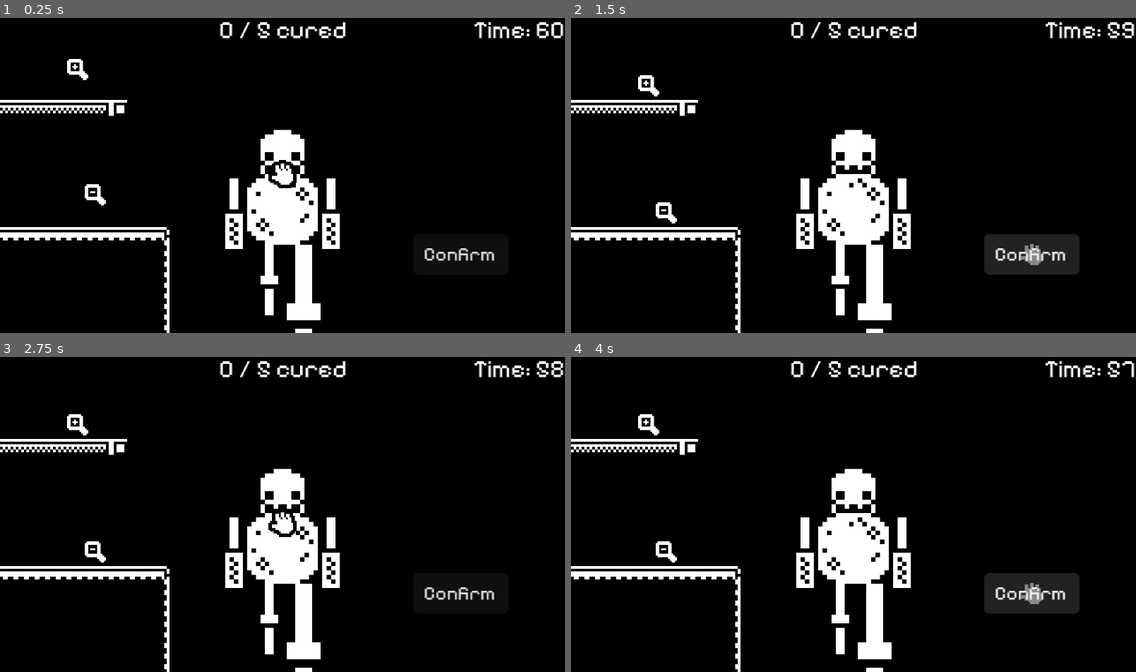
Above: before the commit, frames 1-4 (two rows, left to right).
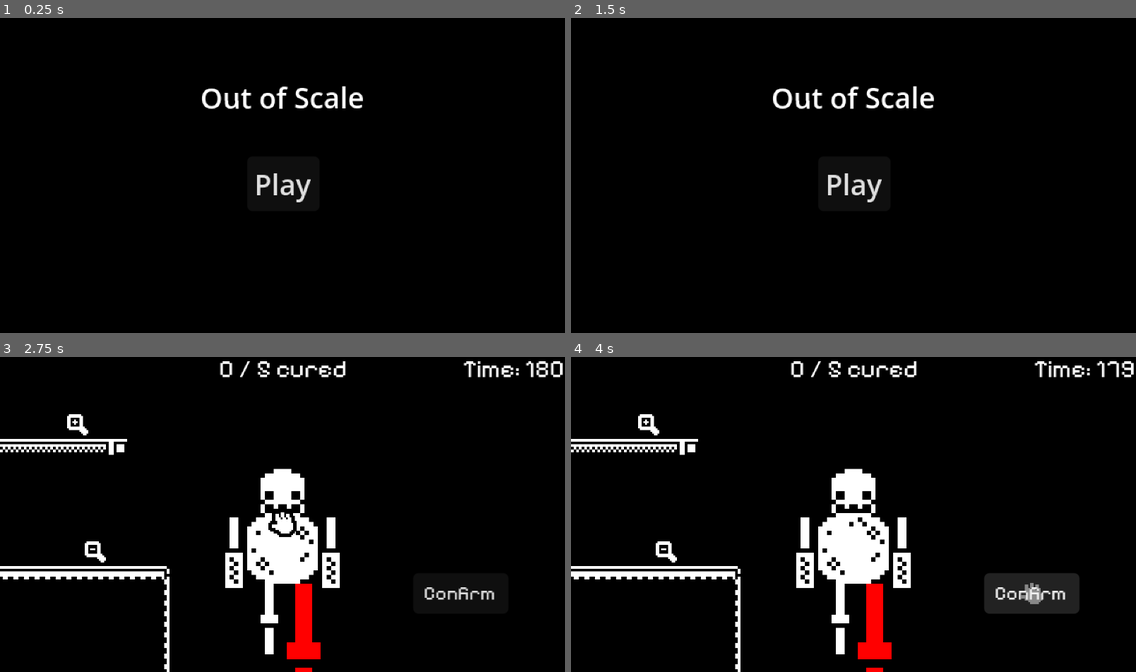
Above: after the commit, the same moments.

Repository: SushiOnToast/out-of-scale
Game: Godot game, scene res://scenes/UI/menu.tscn
Two runs of this game, one before a commit and one after it. Both use one fixed random seed, a clock stepped at 60 frames per second and the inputs below. Before the commit the project starts from res://scenes/level.tscn.
Inputs (mouse positions are in pixels of both pictures, inside the frame that each line leads up to):
- Up to frame 1 (0.25 s): no input
- Up to frame 2 (1.5 s): click (1034, 254) at 0.5 s, where only the run before the commit has a clickable "Confirm"; click (1034, 254) at 1.25 s, where only the run before the commit has a clickable "Confirm"
- Up to frame 3 (2.75 s): click (282, 523) at 2 s, where only the run after the commit has a clickable "Play"
- Up to frame 4 (4 s): click "Confirm" at 2.75 s; click "Confirm" at 3.5 s

The runs differ from the first frame. In frame 1, 9.4% of the frame differs, in the area x 0-100%, y 1-100%; in frame 2, 11%; in frame 3, 1.4%; in frame 4, 1.4%.

Commit message:
add colour to show scale visually

Diff:
--- a/project.godot
+++ b/project.godot
@@ -11,7 +11,7 @@
 [application]
 
 config/name="Out of Scale"
-run/main_scene="uid://cyswt4o4g6uy"
+run/main_scene="uid://ccd43c3cxmrei"
 config/features=PackedStringArray("4.7", "Forward Plus")
 config/icon="res://icon.svg"
 
--- /dev/null
+++ b/scenes/UI/game_over.gd
@@ -0,0 +1,10 @@
+extends Control
+
+func _ready() -> void:
+	$Label/Score.text = "Cured: " + str(Global.patients_cured) + " / " + str(Global.patients_required)
+
+func _on_retry_button_pressed() -> void:
+	get_tree().change_scene_to_file("res://scenes/level.tscn")
+
+func _on_menu_button_pressed() -> void:
+	get_tree().change_scene_to_file("res://scenes/UI/menu.tscn")
--- /dev/null
+++ b/scenes/UI/game_over.tscn
@@ -0,0 +1,78 @@
+[gd_scene format=3 uid="uid://d3glb7j7bdhhd"]
+
+[ext_resource type="Script" uid="uid://36eqjnneeryj" path="res://scenes/UI/game_over.gd" id="1_njkqv"]
+
+[node name="GameOver" type="Control" unique_id=1855554363]
+layout_mode = 3
+anchors_preset = 15
+anchor_right = 1.0
+anchor_bottom = 1.0
+grow_horizontal = 2
+grow_vertical = 2
+script = ExtResource("1_njkqv")
+
+[node name="ColorRect" type="ColorRect" parent="." unique_id=2134799342]
+layout_mode = 1
+anchors_preset = 15
+anchor_right = 1.0
+anchor_bottom = 1.0
+grow_horizontal = 2
+grow_vertical = 2
+color = Color(0, 0, 0, 1)
+
+[node name="Label" type="Label" parent="." unique_id=1629132330]
+layout_mode = 1
+anchors_preset = -1
+anchor_left = 0.5
+anchor_right = 0.5
+offset_left = -20.0
+offset_top = 35.0
+offset_right = 20.0
+offset_bottom = 23.0
+grow_horizontal = 2
+rotation = -0.0023086814
+text = "Game Over!"
+horizontal_alignment = 1
+
+[node name="Score" type="Label" parent="Label" unique_id=362065374]
+layout_mode = 1
+anchors_preset = -1
+anchor_left = 0.5
+anchor_right = 0.5
+offset_left = -20.0
+offset_top = 20.0
+offset_right = 20.0
+offset_bottom = 23.0
+grow_horizontal = 2
+rotation = -0.0023086814
+theme_override_font_sizes/font_size = 11
+text = "Score"
+horizontal_alignment = 1
+
+[node name="RetryButton" type="Button" parent="." unique_id=302627962]
+layout_mode = 1
+anchors_preset = -1
+anchor_left = 0.5
+anchor_right = 0.5
+offset_left = -20.5
+offset_top = 80.0
+offset_right = 20.5
+offset_bottom = 31.0
+grow_horizontal = 2
+text = "Play Again"
+
+[node name="MenuButton" type="Button" parent="." unique_id=989959703]
+layout_mode = 1
+anchors_preset = -1
+anchor_left = 0.5
+anchor_right = 0.5
+offset_left = -20.5
+offset_top = 115.0
+offset_right = 20.5
+offset_bottom = 31.0
+grow_horizontal = 2
+text = "Back to Menu
+"
+
+[connection signal="pressed" from="RetryButton" to="." method="_on_retry_button_pressed"]
+[connection signal="pressed" from="MenuButton" to="." method="_on_menu_button_pressed"]
--- /dev/null
+++ b/scenes/UI/menu.gd
@@ -0,0 +1,4 @@
+extends Control
+
+func _on_start_button_pressed() -> void:
+	get_tree().change_scene_to_file("res://scenes/level.tscn")
--- a/scenes/UI/menu.tscn
+++ b/scenes/UI/menu.tscn
@@ -1,4 +1,6 @@
 [gd_scene format=3 uid="uid://ccd43c3cxmrei"]
+
+[ext_resource type="Script" uid="uid://b6sda0xw2w70g" path="res://scenes/UI/menu.gd" id="1_u81ku"]
 
 [node name="Menu" type="Control" unique_id=1001180836]
 layout_mode = 3
@@ -7,6 +9,7 @@
 anchor_bottom = 1.0
 grow_horizontal = 2
 grow_vertical = 2
+script = ExtResource("1_u81ku")
 
 [node name="ColorRect" type="ColorRect" parent="." unique_id=58216626]
 layout_mode = 1
@@ -16,3 +19,31 @@
 grow_horizontal = 2
 grow_vertical = 2
 color = Color(0, 0, 0, 1)
+
+[node name="Label" type="Label" parent="." unique_id=2007919030]
+layout_mode = 1
+anchors_preset = -1
+anchor_left = 0.5
+anchor_right = 0.5
+offset_left = -20.0
+offset_top = 35.0
+offset_right = 20.0
+offset_bottom = 23.0
+grow_horizontal = 2
+rotation = -0.0023086814
+text = "Out of Scale"
+horizontal_alignment = 1
+
+[node name="StartButton" type="Button" parent="." unique_id=276639357]
+layout_mode = 1
+anchors_preset = -1
+anchor_left = 0.5
+anchor_right = 0.5
+offset_left = -20.5
+offset_top = 80.0
+offset_right = 20.5
+offset_bottom = 31.0
+grow_horizontal = 2
+text = "Play"
+
+[connection signal="pressed" from="StartButton" to="." method="_on_start_button_pressed"]
--- a/scenes/entity/entity.gd
+++ b/scenes/entity/entity.gd
@@ -9,13 +9,18 @@
 
 	var shuffled_parts = body_parts.duplicate()
 	shuffled_parts.shuffle()
-
 	var count = clamp(Global.parts_to_modify, 1, body_parts.size())
-
 	for i in range(count):
 		var part = shuffled_parts[i] as Area2D
 		var random_scale = snappedf([randf_range(0.5, 0.8), randf_range(1.5, 3)].pick_random(), 0.1)
 		part.get_parent().scale = Vector2(random_scale, random_scale)
+
+func _process(_delta: float) -> void:
+	for body_part in body_parts:
+		var sprite = body_part.get_parent()
+		var diff = (sprite.scale - Vector2.ONE).length()
+		var closeness = clamp(1.0 - diff, 0.0, 1.0)
+		sprite.modulate = Color.RED.lerp(Color.WHITE, closeness)
 
 func check_cured() -> bool:
 	var cured = true
--- a/scenes/entity/extras/anchor_part.gd
+++ b/scenes/entity/extras/anchor_part.gd
@@ -8,7 +8,9 @@
 	if scale != last_scale:
 		var delta_ratio := scale / last_scale
 		for child in get_children():
-			if child is Sprite2D:
-				child.scale.x /= delta_ratio.x
-				child.scale.y /= delta_ratio.y
+			if child is Node2D:
+				var new_scale = child.scale / delta_ratio
+				new_scale.x = snappedf(new_scale.x, 0.1)
+				new_scale.y = snappedf(new_scale.y, 0.1)
+				child.scale = new_scale
 		last_scale = scale
--- a/scenes/global.gd
+++ b/scenes/global.gd
@@ -1,23 +1,20 @@
 extends Node
 var minigame_mode = false
 var entity_scale = Vector2(2.5, 2.5)
-var clicks_between_minigame = 8
+var clicks_between_minigame = 10
 var current_clicks = 0
 var parts_to_modify = 1
-
 var patients_cured = 0
 var patients_required = 5
-var time_remaining = 180
+var time_remaining = 180.0
 var round_active = false
 var rounds_completed = 0
 
 func start_new_round() -> void:
 	patients_cured = 0
 	round_active = true
-
 	var level = rounds_completed
-
 	patients_required = 5 + int(sqrt(level) * 3)
-	time_remaining = max(25.0, 60.0 - (level * 4.0))
+	time_remaining = max(25.0, 180.0 - (level * 4.0))
 	parts_to_modify = clamp(1 + int(level / 2.0), 1, 6) # 1 more every 2 rounds
-	clicks_between_minigame = clamp(5 - int(level / 2.0), 2, 5)
+	clicks_between_minigame = clamp(10 - int(level / 2.0), 2, 10)
--- a/scenes/level.gd
+++ b/scenes/level.gd
@@ -39,7 +39,7 @@
 func _on_round_failed() -> void:
 	Global.round_active = false
 	print("Time's up! Cured: ", Global.patients_cured, " / ", Global.patients_required)
-	# show a "you failed" screen, or just restart — up to you
+	get_tree().change_scene_to_file("res://scenes/UI/game_over.tscn")
 
 func create_new_entity():
 	current_entity = entity_scenes.pick_random().instantiate() as CharacterBody2D
Binary file added: graphics/UI/menu.png
Not shown, added: graphics/UI/menu.png.import
Binary file added: graphics/UI/menu_click.png
Not shown, added: graphics/UI/menu_click.png.import
Not shown, added: scenes/UI/game_over.gd.uid
Not shown, added: scenes/UI/menu.gd.uid
Not shown: 6 places in scenes/entity/entity_1.tscn that only renumber resources
